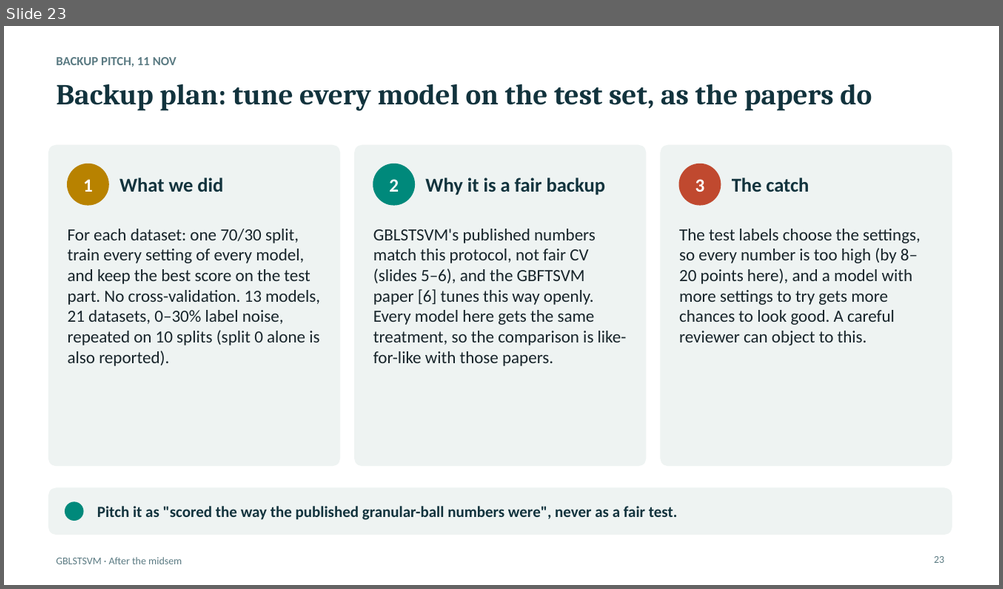
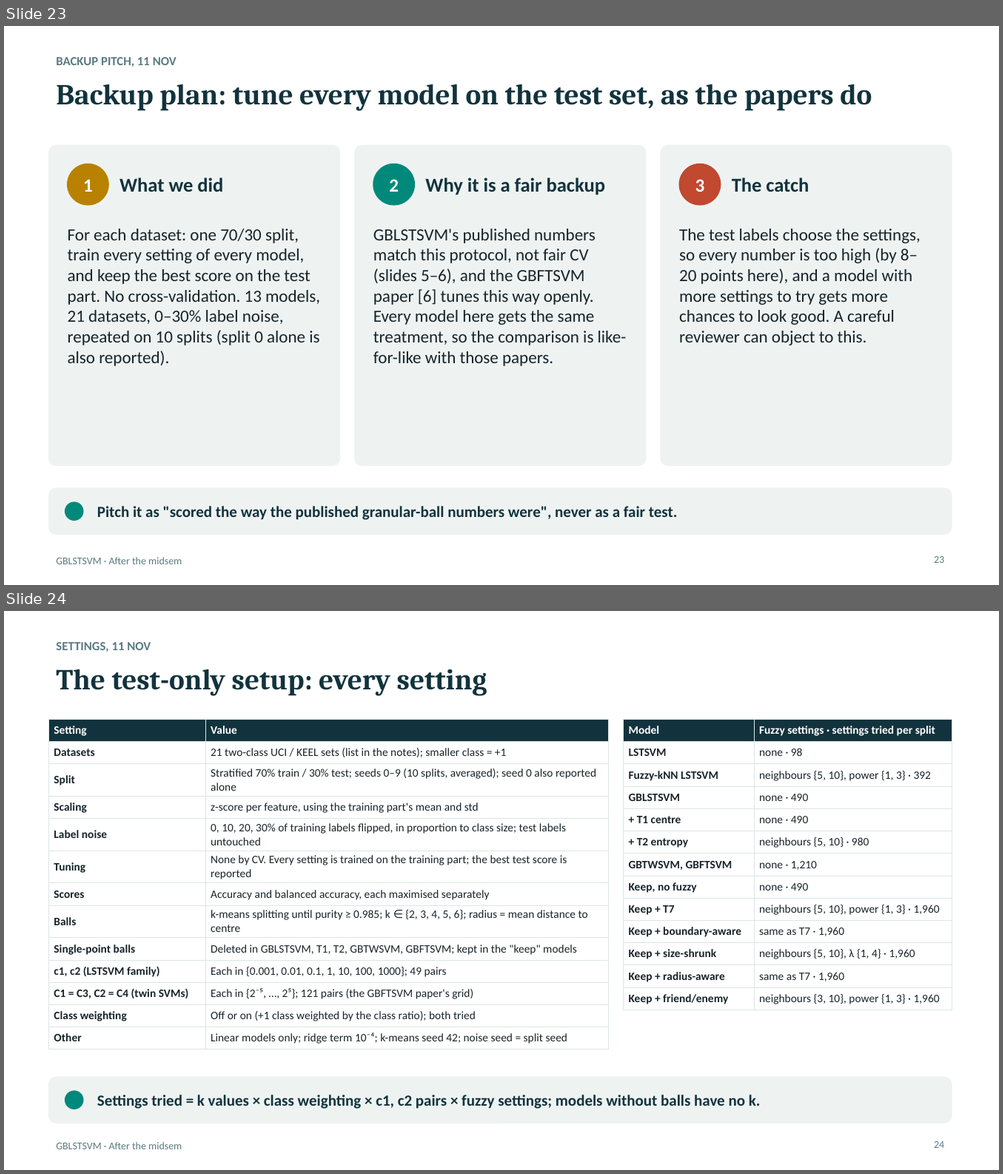
Before and after one commit to Jayagna/GBLSTSVM, a slide deck: reports/post_midsem/post_midsem.pptx. Shown one above the other, each under a label of ours: slide 23 before the commit, slides 23 and 24 after it. The pictures are 1003x589 and 1003x1174 pixels, drawn with LibreOffice and Linux fonts; fonts in the diff are those of the drawing. Boxes give left, top, right and bottom in pixels: in the first picture for what was removed or moved away, otherwise in the second. Text is boxed around its words. In the diff, an @@ line names an element or a change of style, - is before the commit and + after.

```diff
--- a/reports/post_midsem/post_midsem.pptx
+++ b/reports/post_midsem/post_midsem.pptx
@@ slide 24 added at bbox=[4, 611, 999, 1170], background #FFFFFF; not listed: 1 template element that a slide beside it also shows @@
@@ text added at bbox=[56, 642, 151, 652], 12 pt, text #5A7A82, bold @@
+SETTINGS, 11 NOV
@@ title added at bbox=[56, 669, 487, 696], 28 pt, text #12333D, bold @@
+The test-only setup: every setting
@@ table added at bbox=[48, 719, 609, 1047], 13 rows, 2 columns @@
+Setting | Value
+Datasets | 21 two-class UCI / KEEL sets (list in the notes); smaller class = +1
+Split | Stratified 70% train / 30% test; seeds 0–9 (10 splits, averaged); seed 0 also reported alone
+Scaling | z-score per feature, using the training part's mean and std
+Label noise | 0, 10, 20, 30% of training labels flipped, in proportion to class size; test labels untouched
+Tuning | None by CV. Every setting is trained on the training part; the best test score is reported
+Scores | Accuracy and balanced accuracy, each maximised separately
+Balls | k-means splitting until purity ≥ 0.985; k ∈ {2, 3, 4, 5, 6}; radius = mean distance to centre
+Single-point balls | Deleted in GBLSTSVM, T1, T2, GBTWSVM, GBFTSVM; kept in the "keep" models
+c1, c2 (LSTSVM family) | Each in {0.001, 0.01, 0.1, 1, 10, 100, 1000}; 49 pairs
+C1 = C3, C2 = C4 (twin SVMs) | Each in {2⁻⁵, …, 2⁵}; 121 pairs (the GBFTSVM paper's grid)
+Class weighting | Off or on (+1 class weighted by the class ratio); both tried
+Other | Linear models only; ridge term 10⁻⁴; k-means seed 42; noise seed = split seed
@@ table added at bbox=[623, 719, 951, 1008], 13 rows, 2 columns @@
+Model | Fuzzy settings · settings tried per split
+LSTSVM | none · 98
+Fuzzy-kNN LSTSVM | neighbours {5, 10}, power {1, 3} · 392
+GBLSTSVM | none · 490
++ T1 centre | none · 490
++ T2 entropy | neighbours {5, 10} · 980
+GBTWSVM, GBFTSVM | none · 1,210
+Keep, no fuzzy | none · 490
+Keep + T7 | neighbours {5, 10}, power {1, 3} · 1,960
+Keep + boundary-aware | same as T7 · 1,960
+Keep + size-shrunk | neighbours {5, 10}, λ {1, 4} · 1,960
+Keep + radius-aware | same as T7 · 1,960
+Keep + friend/enemy | neighbours {3, 10}, power {1, 3} · 1,960
@@ rounded rectangle added at bbox=[48, 1077, 951, 1124], fill #EEF3F2, outline #EEF3F2 0.75 pt @@
@@ ellipse added at bbox=[65, 1091, 83, 1110], fill #00897B, outline #00897B 1 pt @@
@@ text added at bbox=[97, 1095, 760, 1109], 15 pt, text #12333D, bold @@
+Settings tried = k values × class weighting × c1, c2 pairs × fuzzy settings; models without balls have no k.
@@ page number added at bbox=[933, 1142, 944, 1148], 10 pt, text #5A7A82 @@
+24
```
Also in this commit, not shown: 4 slides changed, 1 other file.
